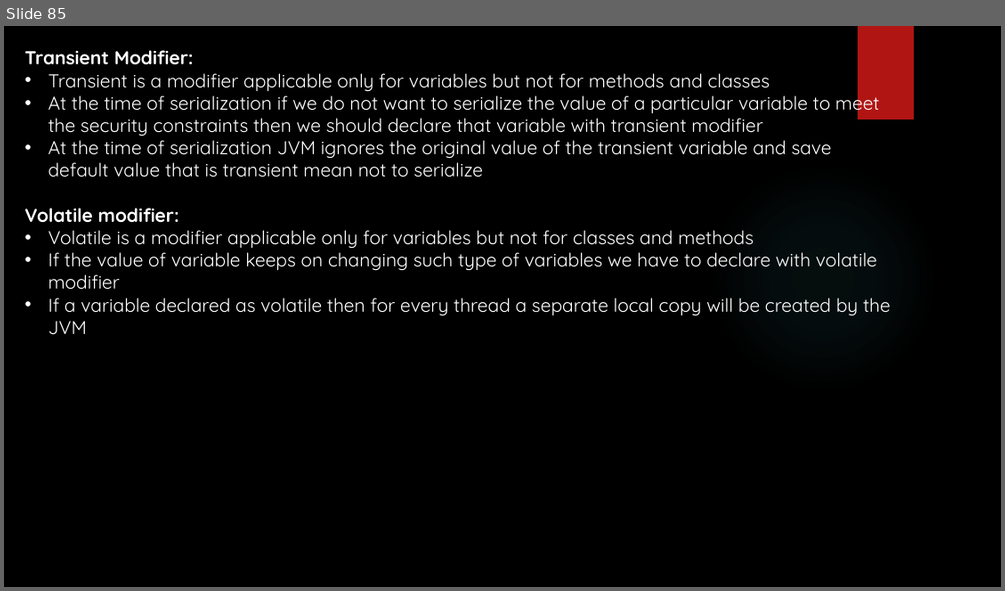
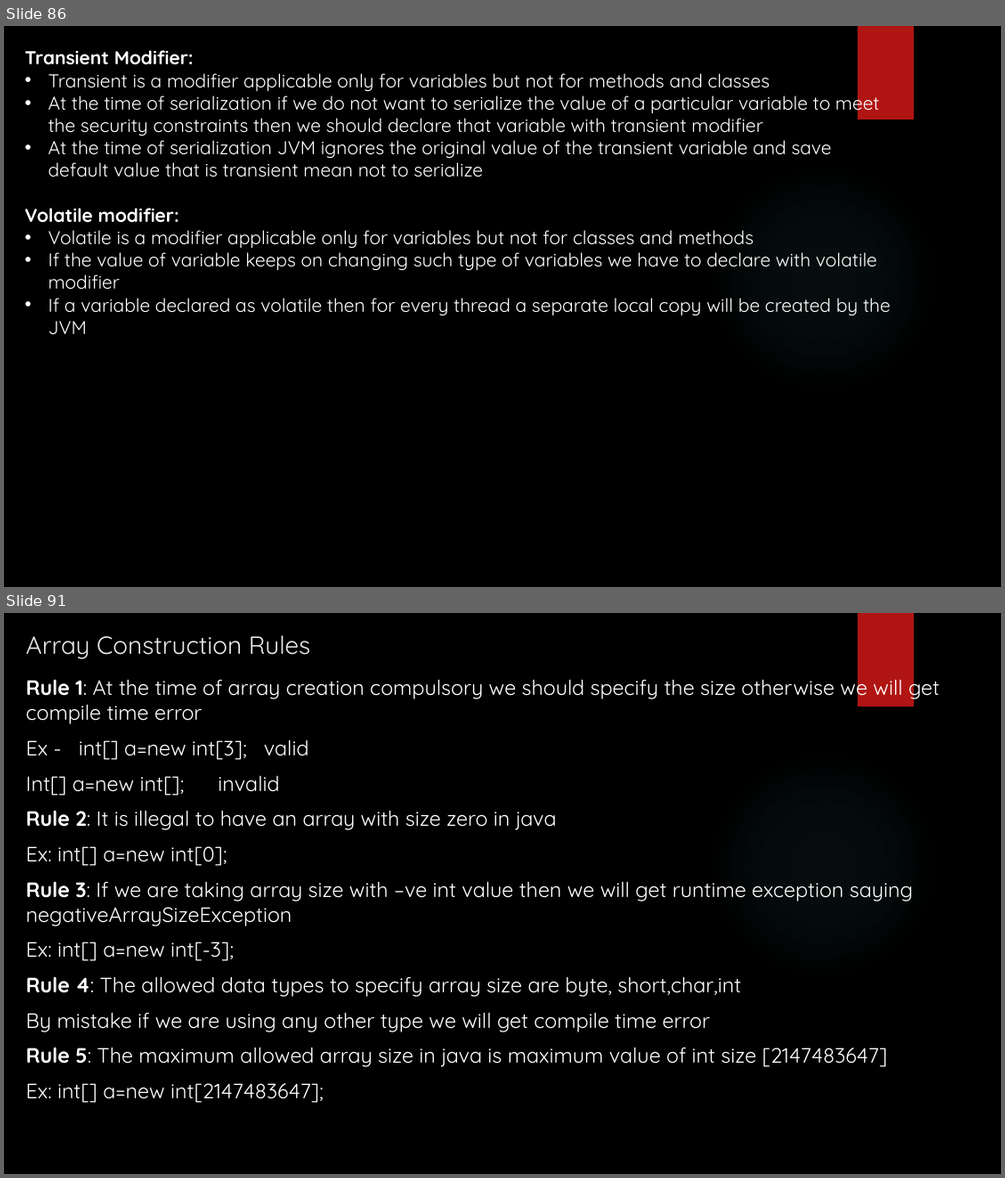
Before and after one commit to Vishalkr1091/JavaTrainingMaterial, a slide deck: Java Training - Sessions.pptx. Shown one above the other, each under a label of ours: slide 85 before the commit, slides 86 and 91 after it; the slides between them are not shown. The pictures are 1005x591 and 1005x1178 pixels, drawn with LibreOffice and Linux fonts; fonts in the diff are those of the drawing; background and template pictures are left out. Boxes give left, top, right and bottom in pixels: in the first picture for what was removed or moved away, otherwise in the second. Text is boxed around its words. In the diff, an @@ line names an element or a change of style, - is before the commit and + after.

```diff
--- a/Java Training - Sessions.pptx
+++ b/Java Training - Sessions.pptx
@@ slide 91 added at (x1=4, y1=613, x2=1001, y2=1174), background picture (left out); not listed: 2 template elements that a slide beside it also shows @@
@@ title added at (x1=26, y1=635, x2=310, y2=659), 24 pt, text #EBEBEB @@
+Array Construction Rules
@@ text added at (x1=26, y1=674, x2=939, y2=1103), 20 pt, text #FFFFFF @@
+Rule 1: At the time of array creation compulsory we should specify the size otherwise we will get compile time error
+Ex - int[] a=new int[3]; valid
+Int[] a=new int[]; invalid
+Rule 2: It is illegal to have an array with size zero in java
+Ex: int[] a=new int[0];
+Rule 3: If we are taking array size with –ve int value then we will get runtime exception saying negativeArraySizeException
+Ex: int[] a=new int[-3];
+Rule 4: The allowed data types to specify array size are byte, short,char,int
+By mistake if we are using any other type we will get compile time error
+Rule 5: The maximum allowed array size in java is maximum value of int size [2147483647]
+Ex: int[] a=new int[2147483647];
@@ what was slide 85 is now slide 86 @@
```
Also in this commit, not shown: 11 other slides added.
